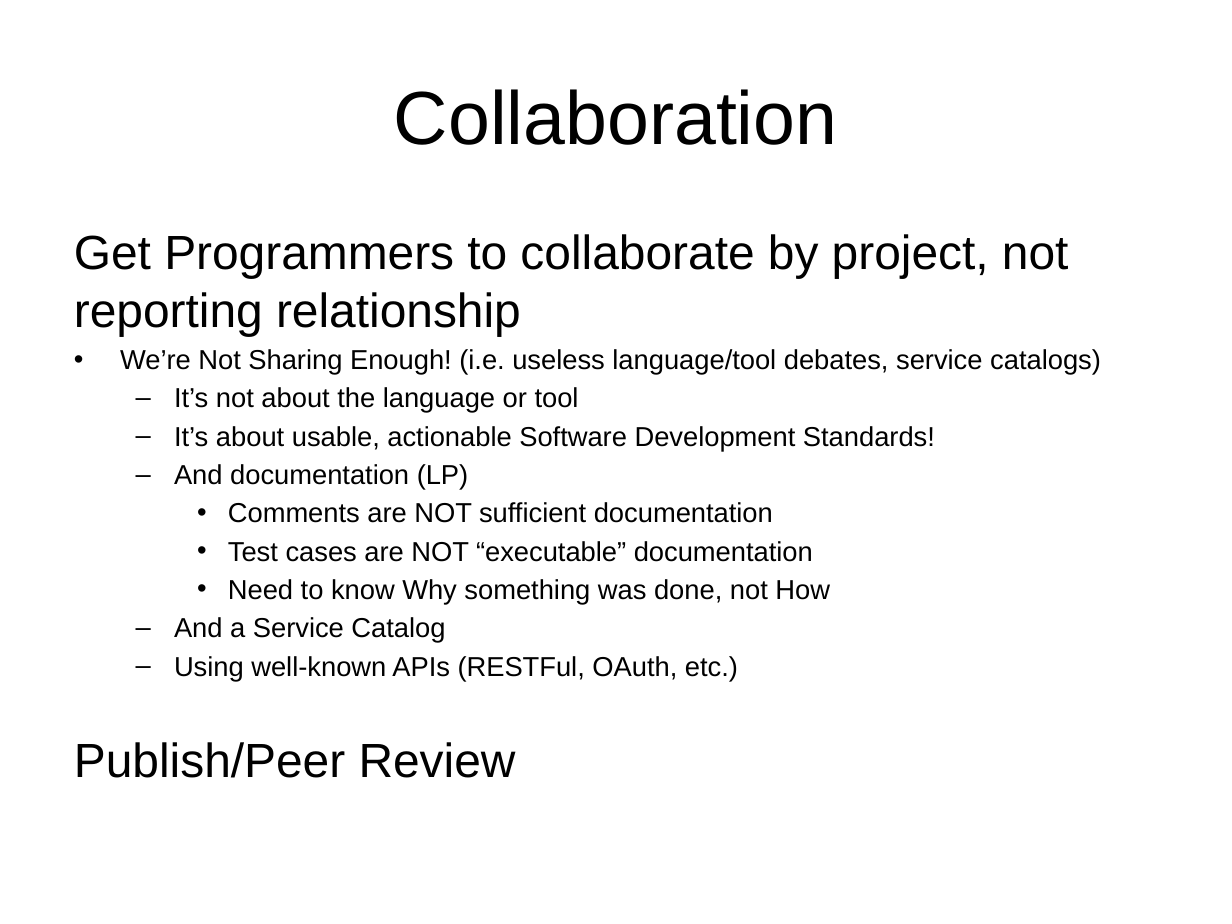
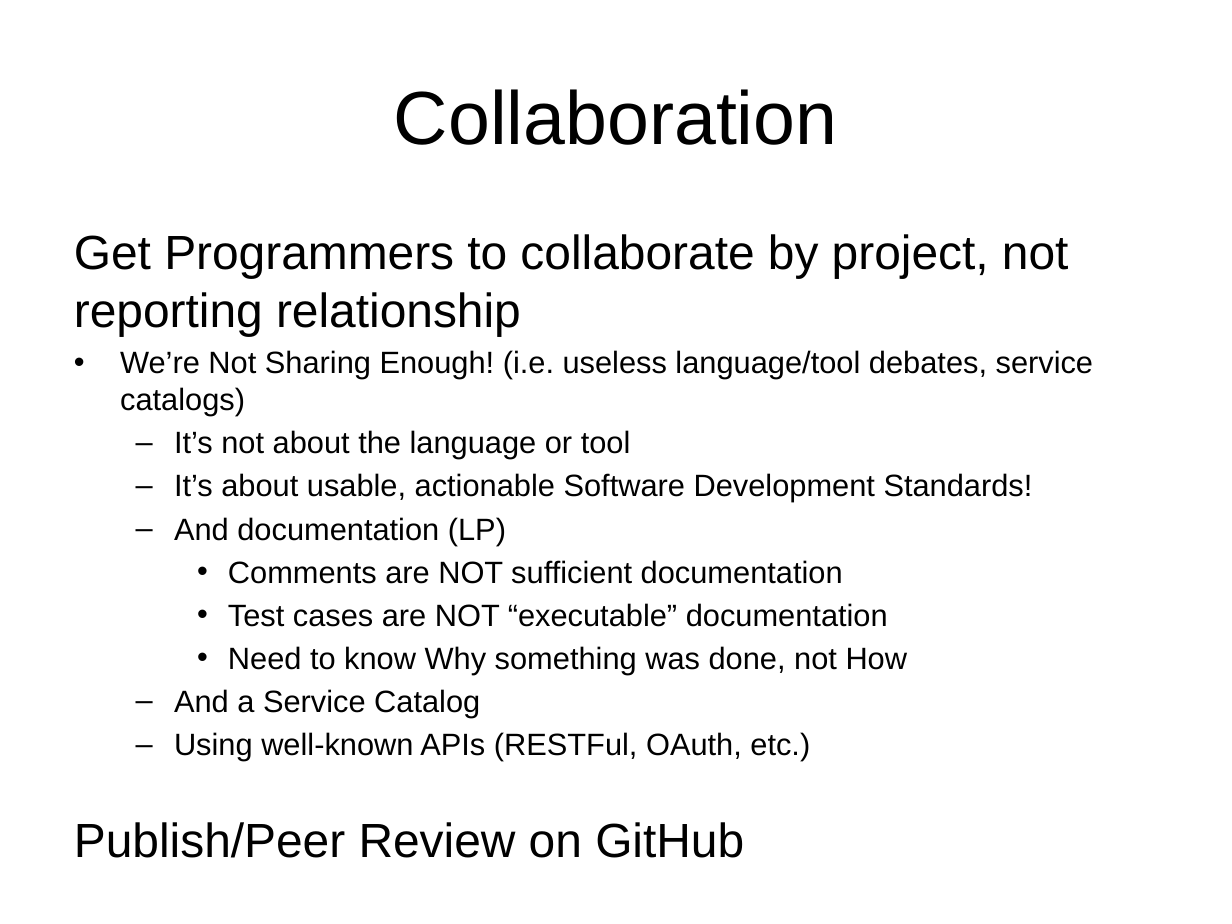
Before and after one commit to acgetchell/Presentations, a slide deck: slide 5 of TIF-Ignite.pptx. Drawn at 1232x924 pixels with LibreOffice and Linux fonts; fonts in the diff are those of the drawing; background and template pictures are left out. Boxes give left, top, right and bottom in pixels: in the first picture for what was removed or moved away, otherwise in the second. Text is boxed around its words. In the diff, an @@ line names an element or a change of style, - is before the commit and + after.

```diff
--- a/TIF-Ignite.pptx
+++ b/TIF-Ignite.pptx
@@ text at bbox=[120, 350, 1094, 761]: size 16 to 18 pt in "We’re Not Sharing Enough! (i.e. useless language/tool ...", "It’s not about the language or tool", "It’s about usable, actionable Software Development Standards ...", "And documentation (LP)" and 5 more places @@
@@ text at bbox=[74, 742, 516, 778]: text changed @@
-Publish/Peer Review
+Publish/Peer Review on GitHub
```
Also in this commit, not shown: 4 other slides changed, 2 slides added, 4 other files.
